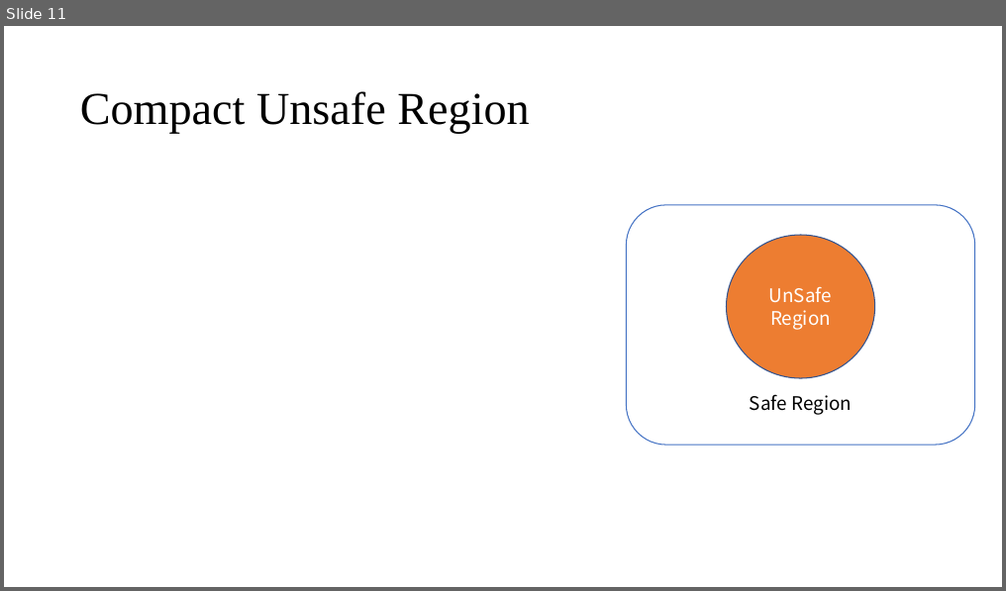
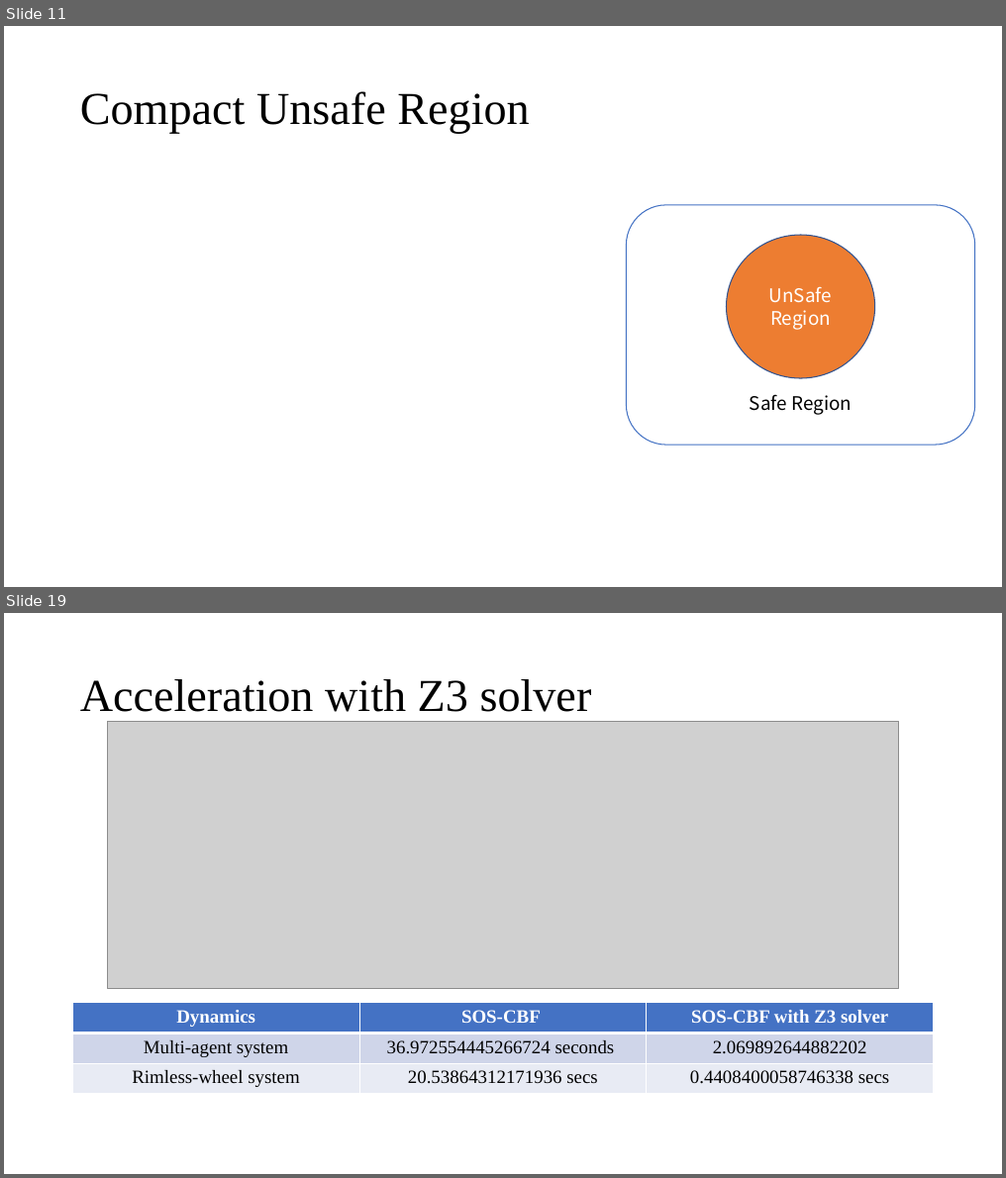
Before and after one commit to tcy1998/consensus-cbf, a slide deck: CBF_verify/CBF_verify.pptx. Shown one above the other, each under a label of ours: slide 11 before the commit, slides 11 and 19 after it; the slides between them are not shown. The pictures are 1006x591 and 1006x1178 pixels, drawn with LibreOffice and Linux fonts; fonts in the diff are those of the drawing; grey boxes stand for pictures. Boxes give left, top, right and bottom in pixels: in the first picture for what was removed or moved away, otherwise in the second. Text is boxed around its words. In the diff, an @@ line names an element or a change of style, - is before the commit and + after.

```diff
--- a/CBF_verify/CBF_verify.pptx
+++ b/CBF_verify/CBF_verify.pptx
@@ slide 19 added at (4,613,1002,1174), background #FFFFFF @@
@@ title added at (80,679,592,712), 44 pt, text #000000 @@
+Acceleration with Z3 solver
@@ picture added at (107,722,899,989) @@
@@ table added at (73,1003,933,1094), 3 rows, 3 columns @@
+Dynamics | SOS-CBF | SOS-CBF with Z3 solver
+Multi-agent system | 36.972554445266724 seconds | 2.069892644882202
+Rimless-wheel system | 20.53864312171936 secs | 0.4408400058746338 secs
```
Also in this commit, not shown: 4 slides changed, 8 other slides added, 2 slides removed, 12 other files.
